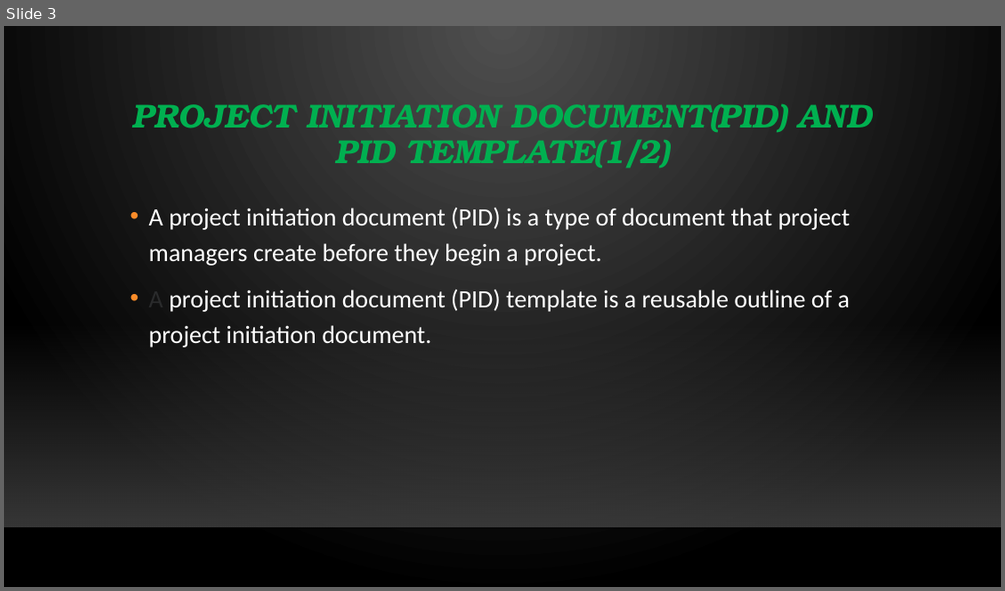
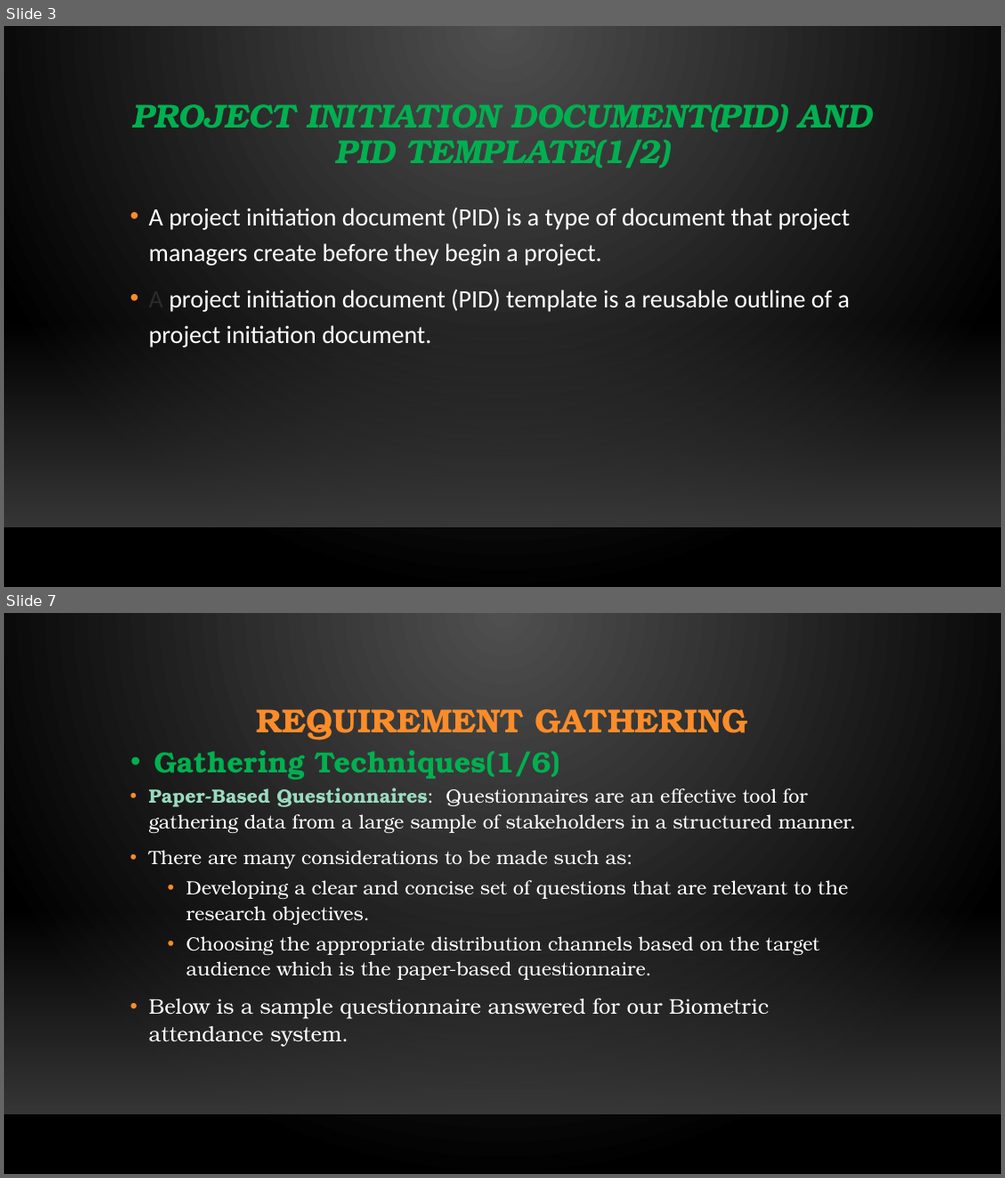
Before and after one commit to N-Jerry/Group11, a slide deck: CEF440_task[2]Group11.pptx. Shown one above the other, each under a label of ours: slide 3 before the commit, slides 3 and 7 after it; the slides between them are not shown. The pictures are 1005x591 and 1005x1178 pixels, drawn with LibreOffice and Linux fonts; fonts in the diff are those of the drawing; background and template pictures are left out. Boxes give left, top, right and bottom in pixels: in the first picture for what was removed or moved away, otherwise in the second. Text is boxed around its words. In the diff, an @@ line names an element or a change of style, - is before the commit and + after.

```diff
--- a/CEF440_task[2]Group11.pptx
+++ b/CEF440_task[2]Group11.pptx
@@ slide 7 added at box(4, 613, 1001, 1174), background gradient #505050 to #000000; not listed: 2 template elements that a slide beside it also shows @@
@@ title added at box(257, 709, 748, 740), 32 pt, text #FB8C29, bold @@
+REQUIREMENT GATHERING
@@ text added at box(154, 750, 560, 779), 28 pt, text #00B050, bold @@
+• Gathering Techniques(1/6)
@@ text added at box(149, 787, 856, 1046), 18.5 pt, text #FFFFFF @@
+• Paper-Based Questionnaires: Questionnaires are an effective tool for gathering data from a large sample of stakeholders in a structured manner.
+• There are many considerations to be made such as:
+  • Developing a clear and concise set of questions that are relevant to the research objectives.
+  • Choosing the appropriate distribution channels based on the target audience which is the paper-based questionnaire.
+• Below is a sample questionnaire answered for our Biometric attendance system.
```
Also in this commit, not shown: 6 slides changed, 10 other slides added, 4 slides removed.
